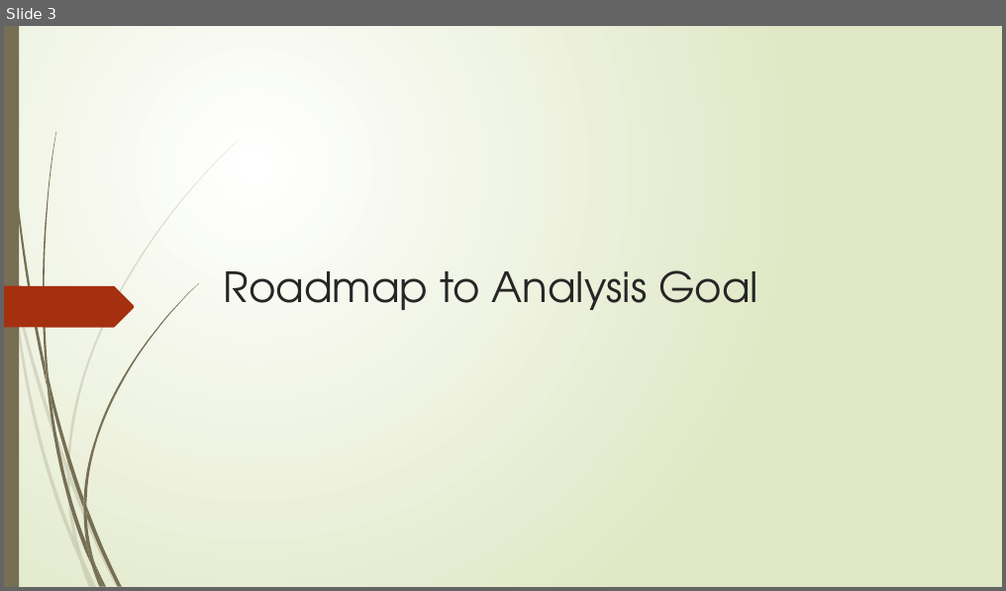
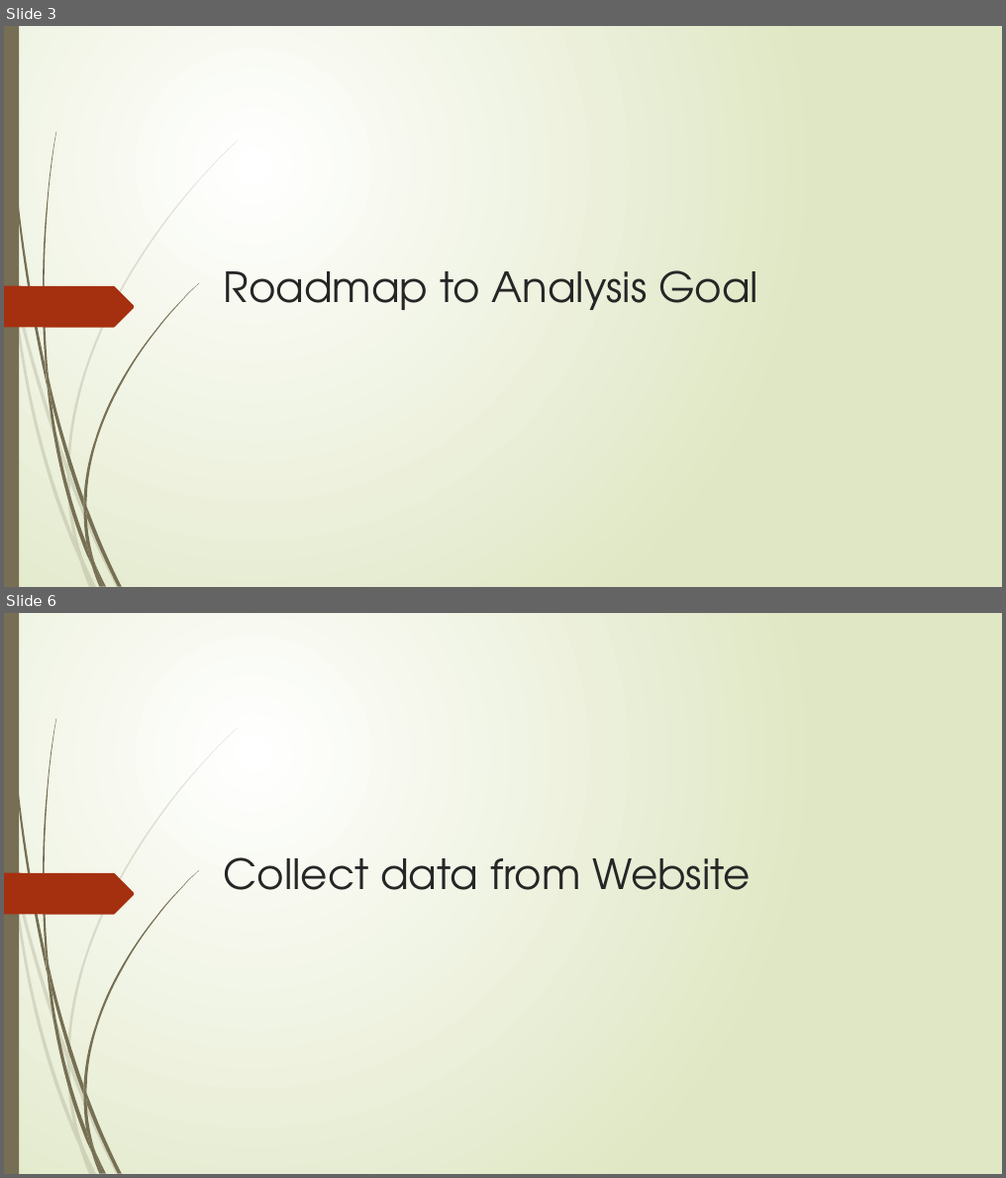
Before and after one commit to ameralbuttma/Coursera_Capstone_12_24_2020, a slide deck: Halal Food Provider in Ohio_USA.pptx. Shown one above the other, each under a label of ours: slide 3 before the commit, slides 3 and 6 after it; the slides between them are not shown. The pictures are 1006x591 and 1006x1178 pixels, drawn with LibreOffice and Linux fonts; fonts in the diff are those of the drawing. Boxes give left, top, right and bottom in pixels: in the first picture for what was removed or moved away, otherwise in the second. Text is boxed around its words. In the diff, an @@ line names an element or a change of style, - is before the commit and + after.

```diff
--- a/Halal Food Provider in Ohio_USA.pptx
+++ b/Halal Food Provider in Ohio_USA.pptx
@@ slide 6 added at bbox=[4, 613, 1002, 1174], background gradient #FFFFFF to #DFE8C4; not listed: 24 template elements that a slide beside it also shows @@
@@ title added at bbox=[224, 858, 750, 890], 40 pt, text #262626 @@
+Collect data from Website
```
Also in this commit, not shown: 1 slide changed, 16 other slides added, 1 other file.
